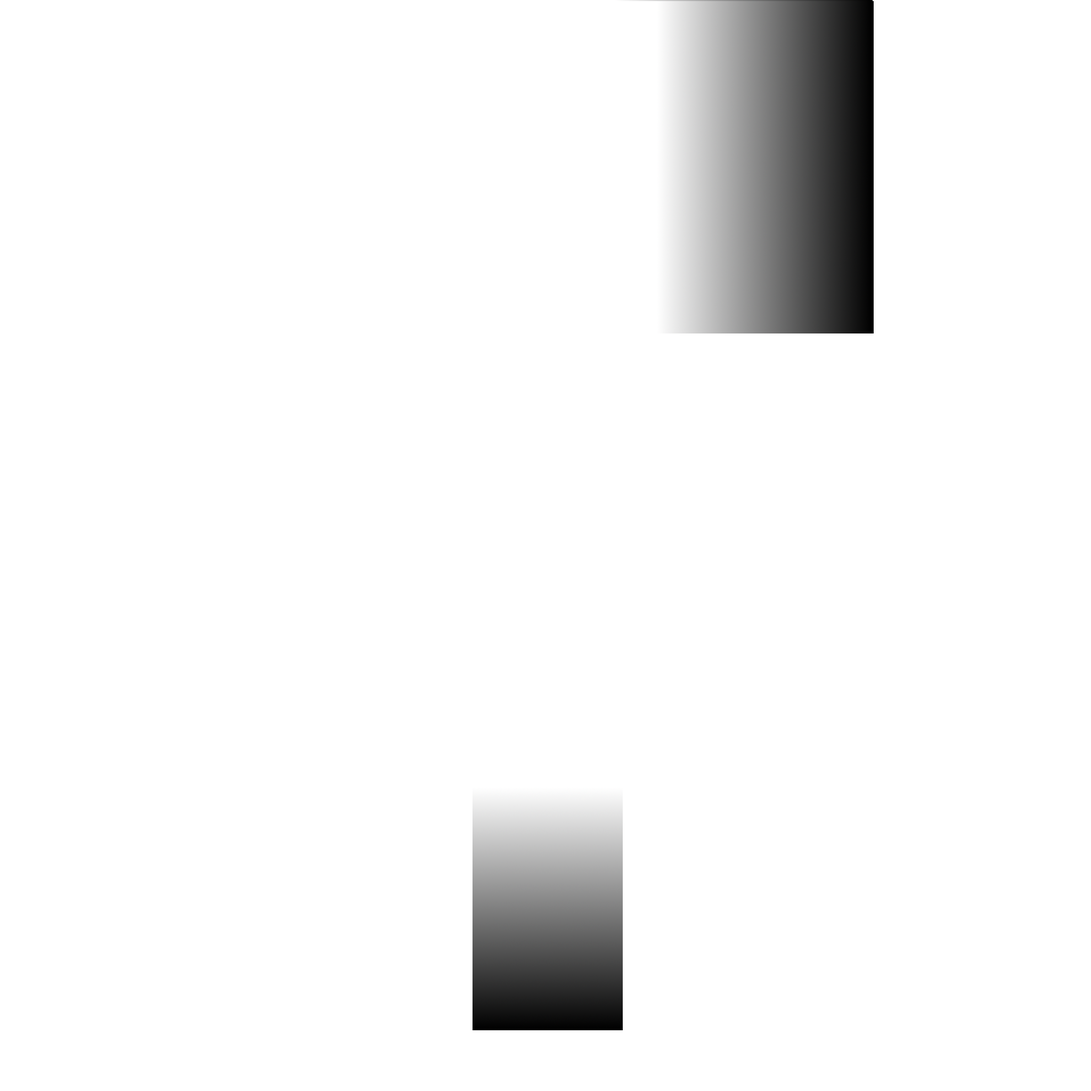
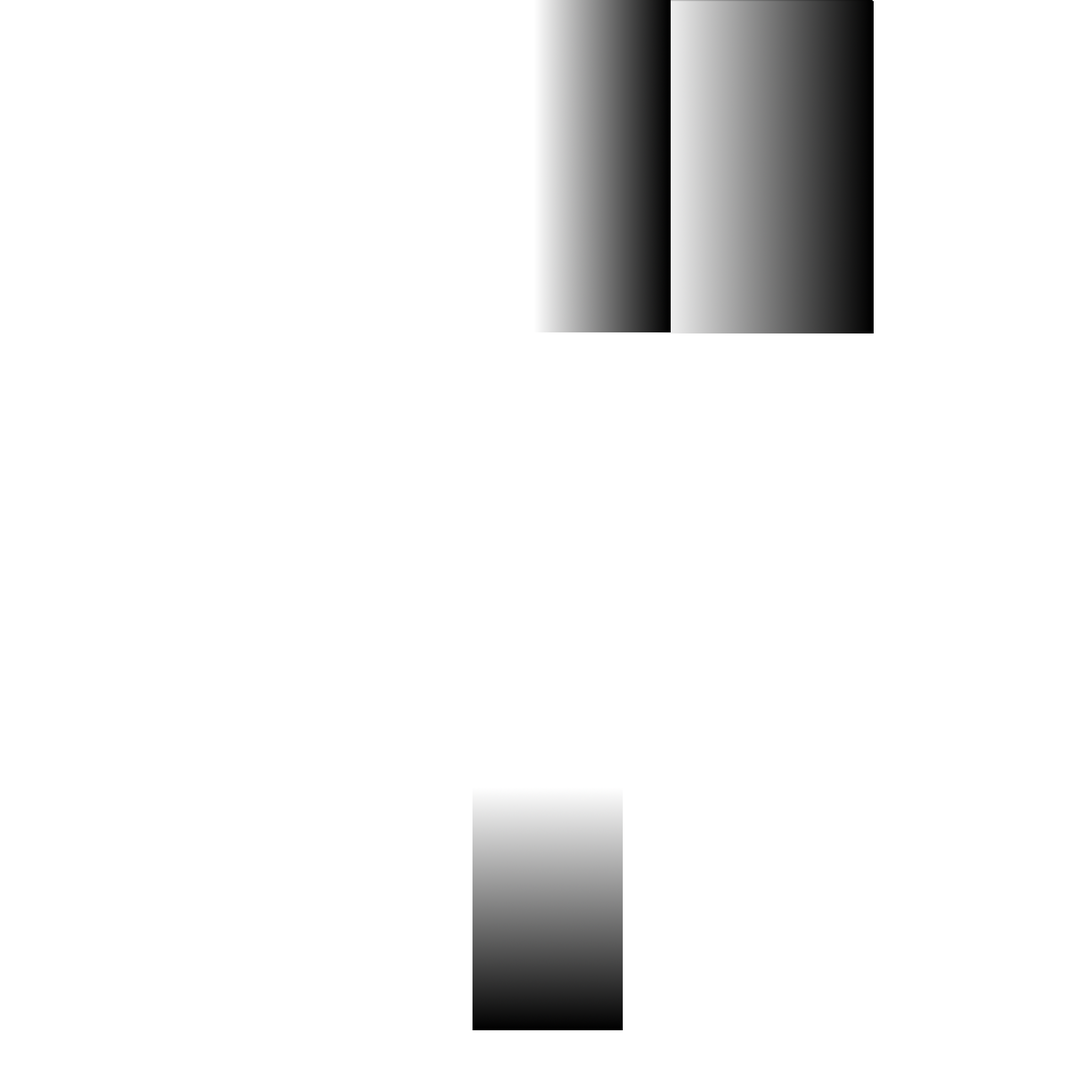
Layer changes from the first (1091, 1091) image to the second:
painted on "Transrucent" over [535, 0, 671, 333]
